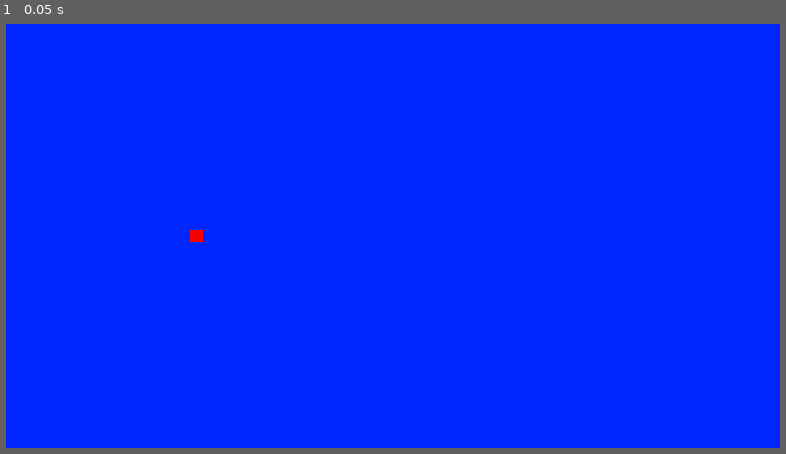
Above: before the commit, frame 1.
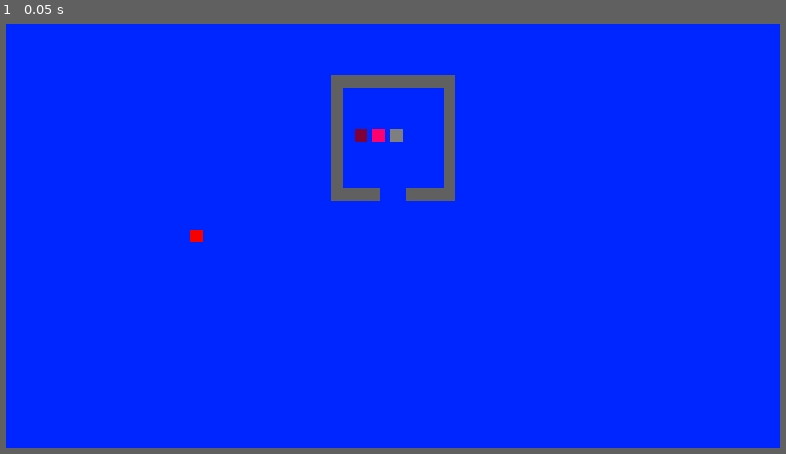
Above: after the commit, the same moment.

Repository: aduImperfect/GameHoarder
Game: Godot game, scene res://Scenes/main.tscn
Same seed, same stepped clock (60 frames per second), same inputs: the game is played once before the commit and once after it.
Inputs:
- Up to frame 1 (0.05 s): no input

The runs differ from the first frame. In frame 1, 1.7% of the frame differs, in the area x 42-58%, y 13-42%.

Commit message:
Dummy board game store area setup with different game colours? Visual dummy test just to check player movement still.

Diff:
--- a/game-hoarder/Levels/level1.tscn
+++ b/game-hoarder/Levels/level1.tscn
@@ -2,6 +2,9 @@
 
 [ext_resource type="PackedScene" uid="uid://c77i1yy2c4kdj" path="res://Scenes/player.tscn" id="1_i4kf4"]
 [ext_resource type="PackedScene" uid="uid://cw2v03cixxw6n" path="res://Scenes/wall.tscn" id="1_t21ke"]
+[ext_resource type="PackedScene" uid="uid://br8g18gjsxphb" path="res://Scenes/game.tscn" id="3_njhy2"]
+[ext_resource type="Texture2D" uid="uid://blfips6b0esay" path="res://Textures/Game2.png" id="4_m6f6w"]
+[ext_resource type="Texture2D" uid="uid://dpndmb4lwf5j7" path="res://Textures/Game3.png" id="5_m6f6w"]
 
 [node name="Level1" type="Node2D" unique_id=375870338]
 
@@ -23,3 +26,34 @@
 [node name="Wall4" parent="." unique_id=967409322 instance=ExtResource("1_t21ke")]
 position = Vector2(1280, 360)
 scale = Vector2(2, 45)
+
+[node name="Room1Wall1" parent="." unique_id=1778103436 instance=ExtResource("1_t21ke")]
+position = Vector2(640, 113)
+scale = Vector2(10, 1)
+
+[node name="Room1Wall2" parent="." unique_id=1990987105 instance=ExtResource("1_t21ke")]
+position = Vector2(731, 203.00002)
+scale = Vector2(1, 10)
+
+[node name="Room1Wall3" parent="." unique_id=1729010553 instance=ExtResource("1_t21ke")]
+position = Vector2(550, 203.00002)
+scale = Vector2(1, 10)
+
+[node name="Room1Wall4" parent="." unique_id=808836464 instance=ExtResource("1_t21ke")]
+position = Vector2(580, 293)
+scale = Vector2(4, 1)
+
+[node name="Room1Wall5" parent="." unique_id=611981932 instance=ExtResource("1_t21ke")]
+position = Vector2(701, 293)
+scale = Vector2(4, 1)
+
+[node name="Game1" parent="." unique_id=1587542141 instance=ExtResource("3_njhy2")]
+position = Vector2(589, 200)
+
+[node name="Game2" parent="." unique_id=1365070008 instance=ExtResource("3_njhy2")]
+position = Vector2(618, 200)
+tex = ExtResource("4_m6f6w")
+
+[node name="Game3" parent="." unique_id=916384252 instance=ExtResource("3_njhy2")]
+position = Vector2(646, 200)
+tex = ExtResource("5_m6f6w")
--- /dev/null
+++ b/game-hoarder/Scenes/game.tscn
@@ -0,0 +1,19 @@
+[gd_scene format=3 uid="uid://br8g18gjsxphb"]
+
+[ext_resource type="Texture2D" uid="uid://ds14mm3uybddm" path="res://Textures/Game1.png" id="1_ebmjs"]
+[ext_resource type="Script" uid="uid://bs3kk4dusrrg3" path="res://Scripts/game.gd" id="1_qxrlw"]
+
+[sub_resource type="RectangleShape2D" id="RectangleShape2D_m6x6n"]
+
+[node name="Game" type="Node2D" unique_id=1587542141]
+script = ExtResource("1_qxrlw")
+tex = ExtResource("1_ebmjs")
+
+[node name="GameA2D" type="Area2D" parent="." unique_id=1837844924]
+collision_layer = 4
+
+[node name="GameCS2D" type="CollisionShape2D" parent="GameA2D" unique_id=1968536490]
+shape = SubResource("RectangleShape2D_m6x6n")
+
+[node name="Game" type="Sprite2D" parent="GameA2D" unique_id=1297007933]
+scale = Vector2(20, 20)
--- /dev/null
+++ b/game-hoarder/Scripts/game.gd
@@ -0,0 +1,12 @@
+extends Node2D
+
+@export var tex : Texture2D
+
+# Called when the node enters the scene tree for the first time.
+func _ready() -> void:
+	get_child(0).get_child(1).texture = tex
+
+
+# Called every frame. 'delta' is the elapsed time since the previous frame.
+func _process(_delta: float) -> void:
+	pass
--- a/game-hoarder/Scripts/player.gd
+++ b/game-hoarder/Scripts/player.gd
@@ -4,6 +4,7 @@
 
 @export var move_speed : float
 @export var is_moving : bool = false
+@export var collectedgames : Array[Texture2D]
 
 # Called when the node enters the scene tree for the first time.
 func _ready() -> void:
Not shown, added: game-hoarder/Scripts/game.gd.uid
Binary file added: game-hoarder/Textures/Game1.png
Not shown, added: game-hoarder/Textures/Game1.png.import
Binary file added: game-hoarder/Textures/Game2.png
Not shown, added: game-hoarder/Textures/Game2.png.import
Binary file added: game-hoarder/Textures/Game3.png
Not shown, added: game-hoarder/Textures/Game3.png.import
